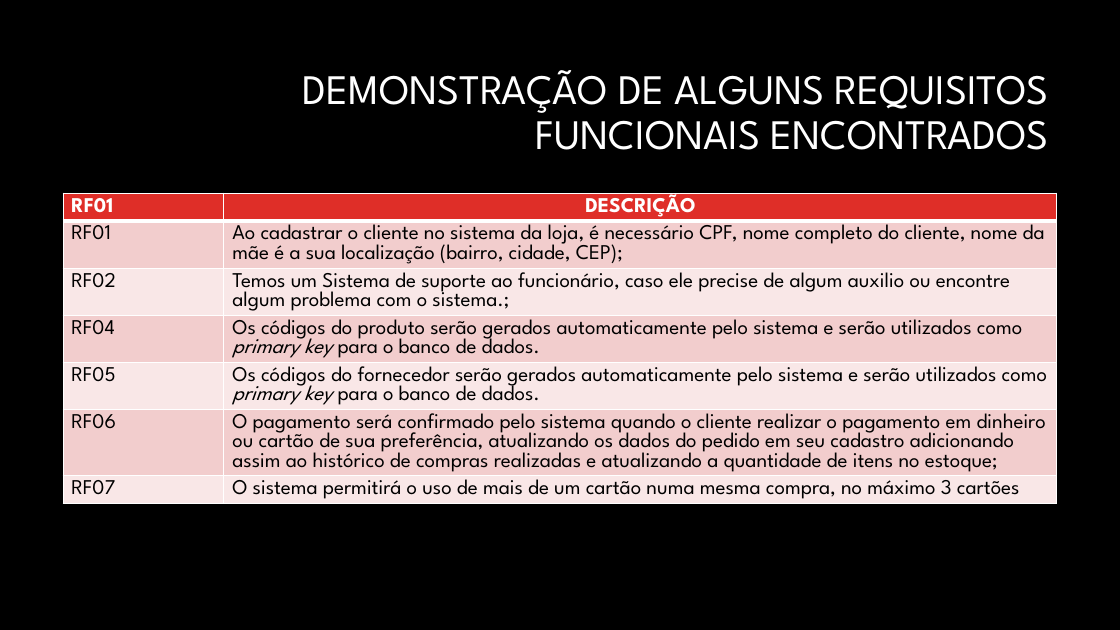
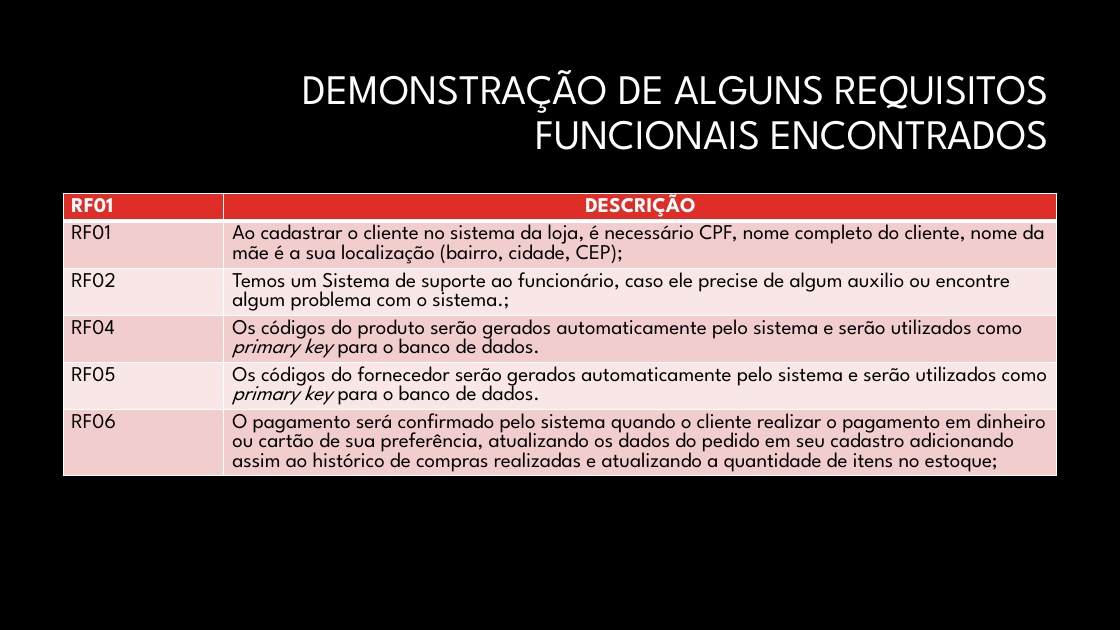
Before and after one commit to dot-coders/commercial-control-system, a slide deck: slide 4 of Slide_sistema_de_controle_comercial_04_05.pptx. Drawn at 1120x630 pixels with LibreOffice and Linux fonts; fonts in the diff are those of the drawing; background and template pictures are left out. Boxes give left, top, right and bottom in pixels: in the first picture for what was removed or moved away, otherwise in the second. Text is boxed around its words. In the diff, an @@ line names an element or a change of style, - is before the commit and + after.

Commit message:
Ajustes no slide e no arquivo de levantamento de requisitos

```diff
--- a/Slide_sistema_de_controle_comercial_04_05.pptx
+++ b/Slide_sistema_de_controle_comercial_04_05.pptx
@@ table at <box>63,193,1058,571</box> @@
-row 7: RF07 | O sistema permitirá o uso de mais de um cartão numa mesma compra, no máximo 3 cartões
```
Also in this commit, not shown: 3 other slides changed, 1 other file.
